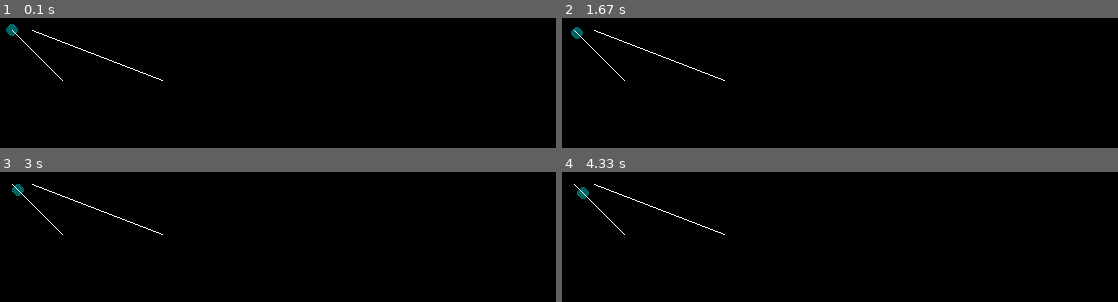
Above: before the commit, frames 1-4 (two rows, left to right).
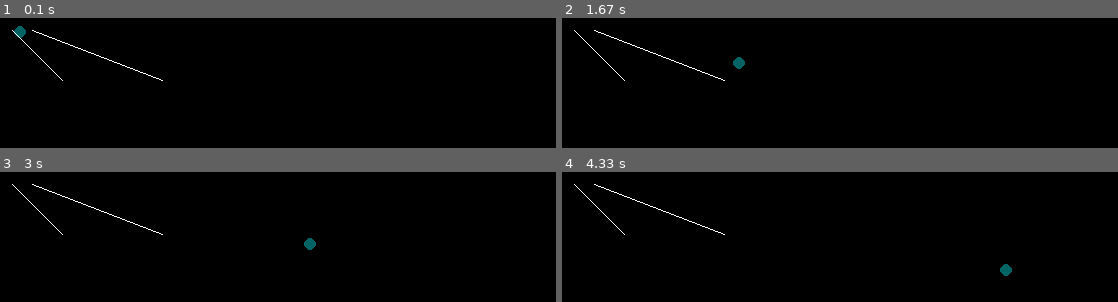
Above: after the commit, the same moments.

Repository: Helumpago/SimplePhysics
Game: pygame game, started from main.py
Same seed, same stepped clock (60 frames per second), same inputs: the game is played once before the commit and once after it.
Inputs:
- Up to frame 1 (0.1 s): no input
- Up to frame 2 (1.67 s): no input
- Up to frame 3 (3 s): no input
- Up to frame 4 (4.33 s): no input

The runs differ from the first frame. In frame 1, 0.2% of the frame differs, in the area x 1-5%, y 4-16%; in frame 2, 0.3%, in the area x 1-33%, y 6-40%; in frame 3, 0.3%; in frame 4, 0.3%.

Commit message:
Made velocity a parameter of the Sphere constructor.
Corrected a velocity bug

Diff:
--- a/main.py
+++ b/main.py
@@ -9,7 +9,7 @@
 from wall import Wall
 
 mthread = World(windowSize = (600, 500), scale = 2)
-mthread.addObj(Sphere(r = 3, pos = (50, 50), color = (0, 100, 100)))
+mthread.addObj(Sphere(r = 3, pos = (50, 50), color = (0, 100, 100), velocity = (50, 10)))
 mthread.start()
 
 mthread.addObj(Wall(pos1 = (50, 50), pos2 = (100, 100)))
--- a/moveable.py
+++ b/moveable.py
@@ -13,7 +13,7 @@
 	"		but collisions with another object will act as though this object was moving.
 	" @param velocity: (int X, int Y): Vector indicating the direction the objec is moving.
 	"""
-	def __init__(self, canCollide = True, anchored = False, velocity = (0, 0)):
+	def __init__(self, velocity = (0, 0), canCollide = True, anchored = False): # = (0, 0)):
 		self.canCollide = canCollide
 		self.anchored = anchored
 		self.velocity = velocity
@@ -40,5 +40,5 @@
 			return
 
 		pos = self.getPos()
-		pos = (pos[0] + self.velocity[0] * (dt/1000) * window.scale, pos[0] + self.velocity[1] * (dt/1000) * window.scale)
+		pos = (pos[0] + self.velocity[0] * (dt/1000) * window.scale, pos[1] + self.velocity[1] * (dt/1000) * window.scale)
 		self.setPos(pos)
--- a/sphere.py
+++ b/sphere.py
@@ -14,8 +14,8 @@
 	" @param color: (int Red, int Green, int Blue): Color for this object
 	" @param pos: (int x, int y): Sphere's position
 	"""
-	def __init__(self, r = 1, pos = (0, 0), color = (255, 255, 255)):
-		Moveable.__init__(self, velocity = (1, 0))
+	def __init__(self, r = 1, pos = (0, 0), color = (255, 255, 255), velocity = (0, 0)):
+		Moveable.__init__(self, velocity)
 		self.radius = r
 		self.pos = pos
 		self.color = color
